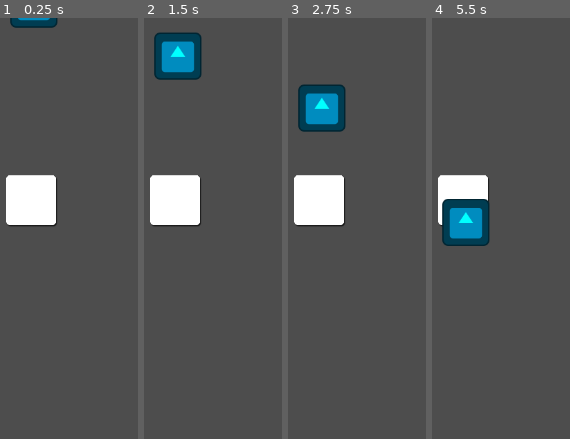
Above: before the commit, frames 1-4 (left to right).
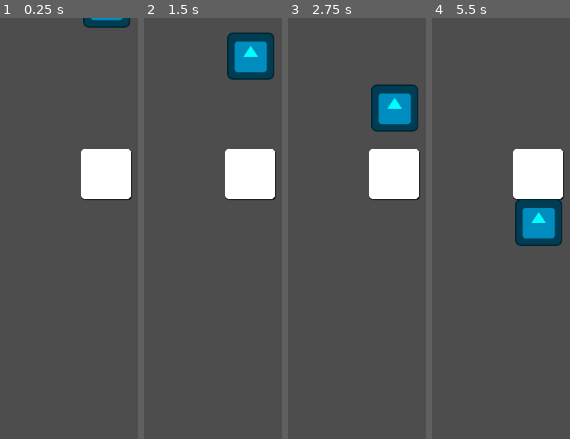
Above: after the commit, the same moments.

Repository: dancroker/RhythmGame
Game: Godot game, scene res://node_2d.tscn
The game is run twice, just before and just after one commit, with the same random seed, the same clock (stepped at 60 frames per second) and the same inputs. The engine's default icon, where the game draws it, is replaced by a stand-in: a white triangle on a blue panel in a dark square.
Inputs (mouse positions are in pixels of both pictures, inside the frame that each line leads up to):
- Up to frame 1 (0.25 s): no input
- Up to frame 2 (1.5 s): move the mouse to (175, 199) at 0.52 s; hold 1 (Inner) 0.53-1.28 s; move the mouse to (outside the picture) at 1.27 s; tap 2 (Outer) at 1.35 s
- Up to frame 3 (2.75 s): move the mouse to (outside the picture) at 2.02 s; hold 1 (Inner) from 2.03 s (still down)
- Up to frame 4 (5.5 s): move the mouse to (518, 333) at 2.77 s; release 1 (Inner) at 2.78 s; tap 2 (Outer) at 2.85, 4.35 s; move the mouse to (outside the picture) at 3.52 s; hold 1 (Inner) 3.53-4.28 s; move the mouse to (outside the picture) at 4.27 s; move the mouse to (outside the picture) at 5.02 s; hold 1 (Inner) from 5.03 s (still down)

The runs differ from the first frame. In frame 1, 10% of the frame differs, in the area x 4-96%, y 0-50%; in frame 2, 17%, in the area x 4-96%, y 3-50%; in frame 3, 17%; in frame 4, 14%.

Commit message:
Repositioned things

Diff:
--- a/rhythm-game/Scripts/AreaNote.gd
+++ b/rhythm-game/Scripts/AreaNote.gd
@@ -36,3 +36,6 @@
 				type = 1
 	else:
 		print("Wrong Hit!")
+
+func set_x_pos(pos : int):
+	position.x = pos
--- a/rhythm-game/Scripts/BasicControls.gd
+++ b/rhythm-game/Scripts/BasicControls.gd
@@ -16,9 +16,12 @@
 var collision_info
 var blue_time_delay : int = 0
 var red_time_delay : int = 0
+@export var path : int
 
 # Called when the node enters the scene tree for the first time.
 func _ready() -> void:
+	if path == 1:
+		note.set_x_pos(position.x)
 	pass
 	#mouse_entered.connect(_on_mouse_entered)
 	#mouse_exited.connect(_on_mouse_exited)
@@ -39,7 +42,6 @@
 	sprite_2d.modulate = Color(1,1,1)
 	if (blue_time_delay >  0):
 		sprite_2d.modulate = Color.AQUA
-		print("colour")
 		blue_time_delay -= 1
 	if (red_time_delay > 0):
 		sprite_2d.modulate = Color.CRIMSON
--- a/rhythm-game/node_2d.tscn
+++ b/rhythm-game/node_2d.tscn
@@ -21,12 +21,12 @@
 max_delay = 10
 
 [node name="Sprite2D" type="Sprite2D" parent="Controll/CharacterBody2D" unique_id=406070639]
-position = Vector2(437, 263)
+position = Vector2(545, 225)
 scale = Vector2(0.14, 0.14)
 texture = ExtResource("1_wtcfe")
 
 [node name="Area2D" type="Area2D" parent="Controll/CharacterBody2D" unique_id=1629974195]
-position = Vector2(437, 263)
+position = Vector2(545, 225)
 scale = Vector2(0.14, 0.14)
 
 [node name="CollisionShape2D" type="CollisionShape2D" parent="Controll/CharacterBody2D/Area2D" unique_id=1639708152]
@@ -41,12 +41,12 @@
 type = 1
 
 [node name="Sprite2D2" type="Sprite2D" parent="Note/Note" unique_id=1749239991]
-position = Vector2(441, 60)
+position = Vector2(546, 60)
 scale = Vector2(0.53125, 0.53125)
 texture = ExtResource("4_q6r6c")
 
 [node name="CollisionShape2D2" type="CollisionShape2D" parent="Note/Note" unique_id=1632458159]
-position = Vector2(441, 60)
+position = Vector2(546, 60)
 shape = SubResource("RectangleShape2D_kdubu")
 
 [connection signal="area_entered" from="Controll/CharacterBody2D/Area2D" to="Controll/CharacterBody2D" method="_on_area_2d_area_entered"]
